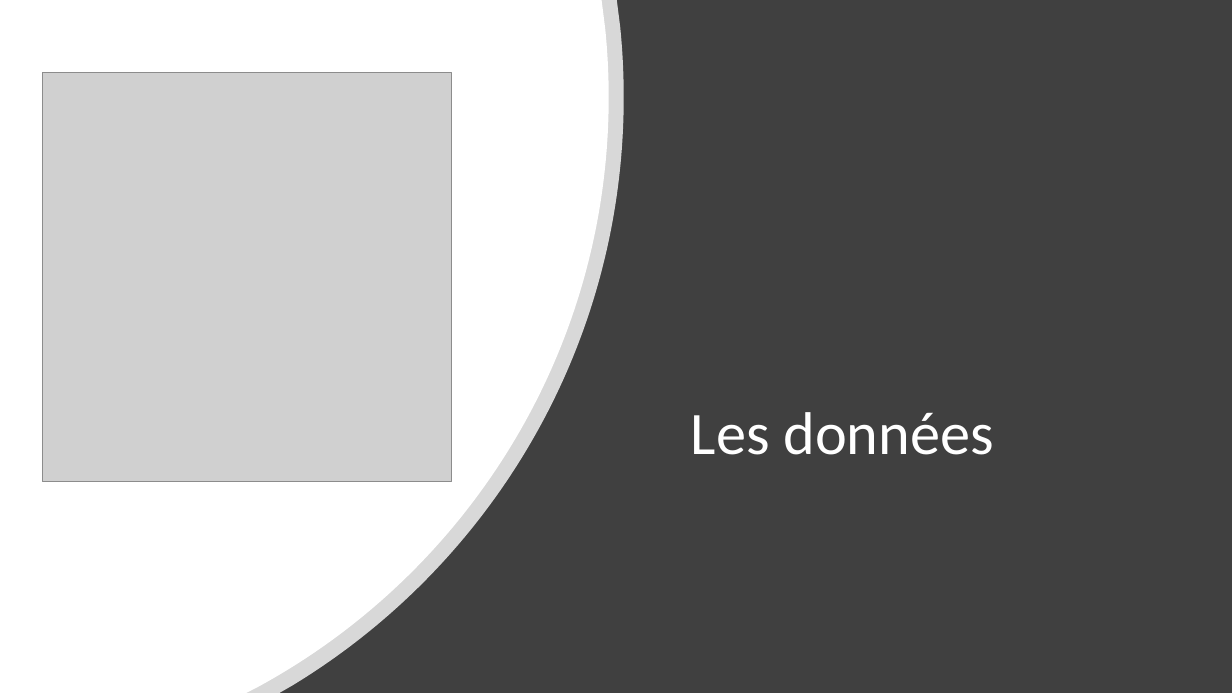
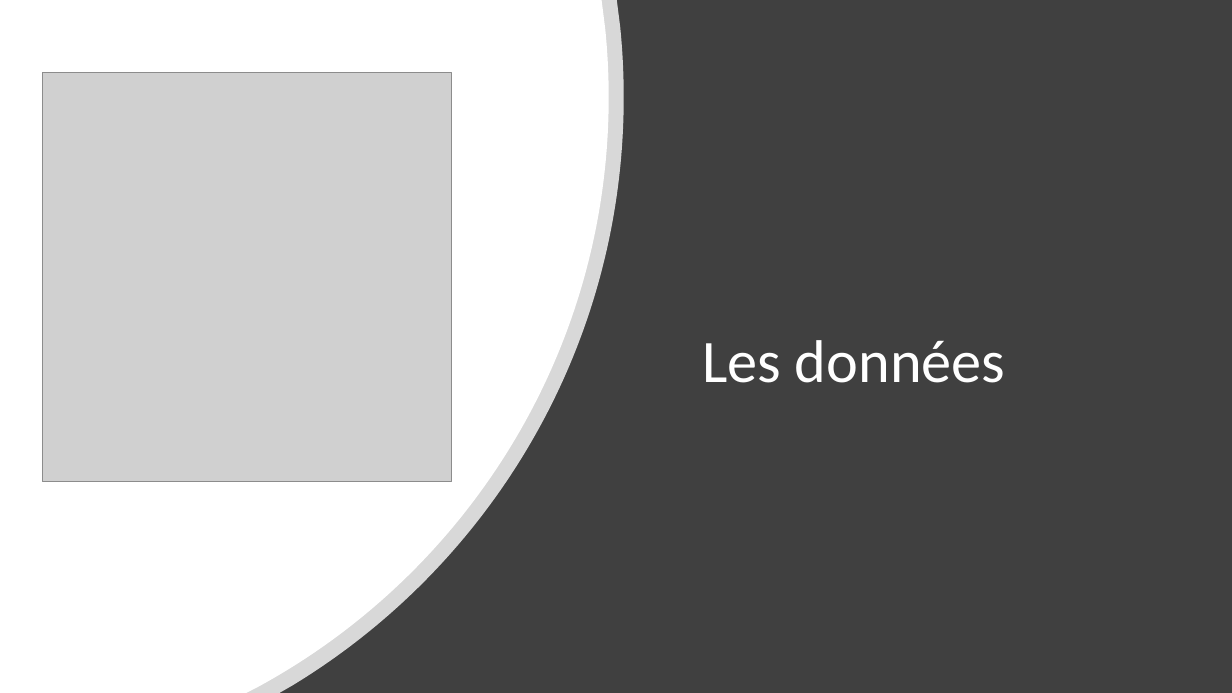
Before and after one commit to Julien-paulet/Projet_8, a slide deck: slide 3 of Présentation Projet_8.pptx. Drawn at 1232x693 pixels with LibreOffice and Linux fonts; fonts in the diff are those of the drawing; grey boxes stand for pictures. Boxes give left, top, right and bottom in pixels: in the first picture for what was removed or moved away, otherwise in the second. Text is boxed around its words. In the diff, an @@ line names an element or a change of style, - is before the commit and + after.

```diff
--- a/Présentation Projet_8.pptx
+++ b/Présentation Projet_8.pptx
@@ title "Les données": place and size @@
-title "Les données" at [691, 412, 994, 455]
+title "Les données" at [702, 340, 1005, 383]
```
Also in this commit, not shown: 6 other slides changed, 5 slides added, 1 slide removed, 8 other files.
